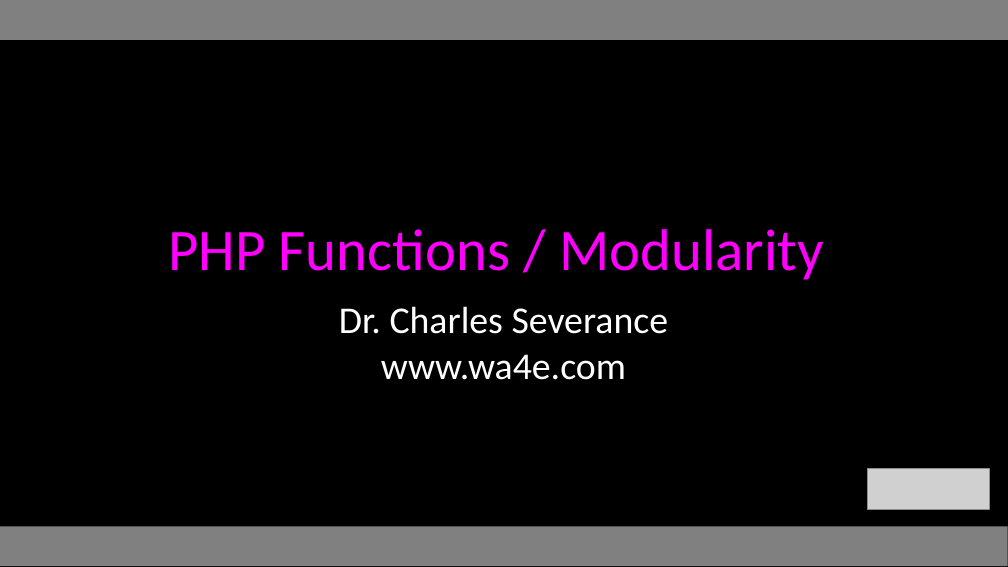
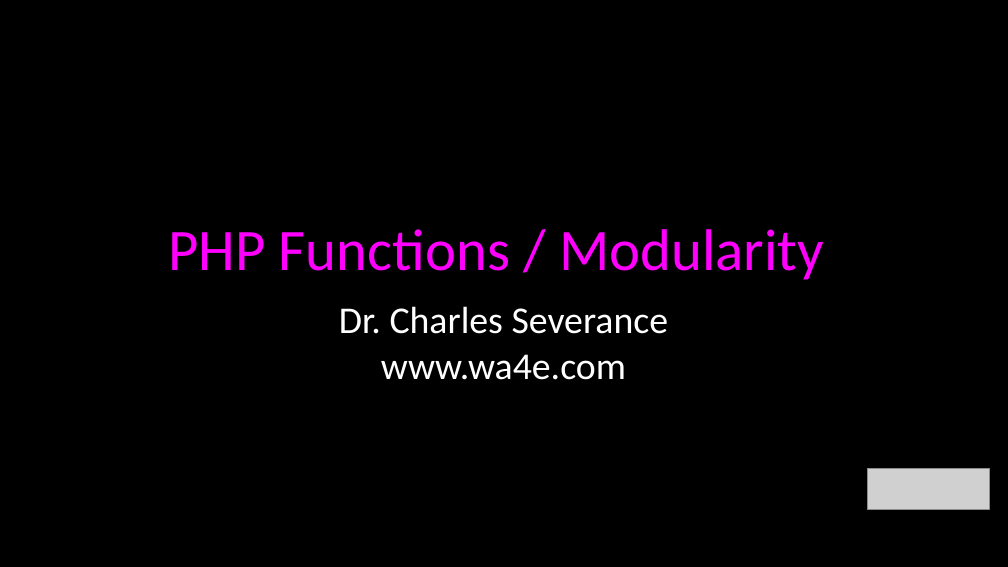
Before and after one commit to csev/wa4e, a slide deck: slide 1 of lectures/PHP-05-Functions.ppt. Drawn at 1008x567 pixels with LibreOffice and Linux fonts; fonts in the diff are those of the drawing; grey boxes stand for pictures. Boxes give left, top, right and bottom in pixels: in the first picture for what was removed or moved away, otherwise in the second. Text is boxed around its words. In the diff, an @@ line names an element or a change of style, - is before the commit and + after.

```diff
--- a/lectures/PHP-05-Functions.ppt
+++ b/lectures/PHP-05-Functions.ppt
@@ rectangle removed at (x1=0, y1=0, x2=1008, y2=40) @@
@@ rectangle at (x1=0, y1=526, x2=1008, y2=566): fill #808080 to #000000 @@
```
Also in this commit, not shown: 30 other slides changed, 1 other file.
